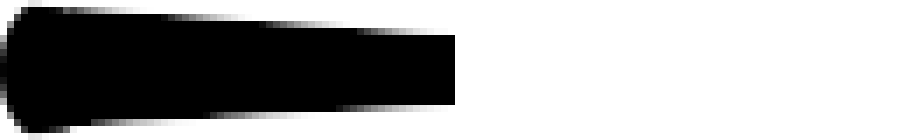
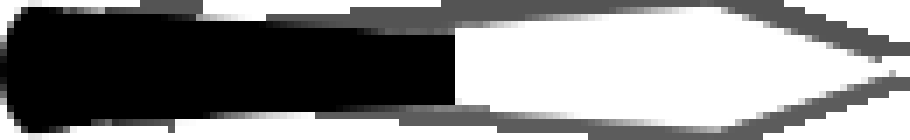
Layers edited between the first and the second 910×140 image:
added layer "shadow-kopia" (67%) above "shadow" over [105,0,910,119]
added layer "shadow" (64%) above "white layer" over [112,14,910,140]
